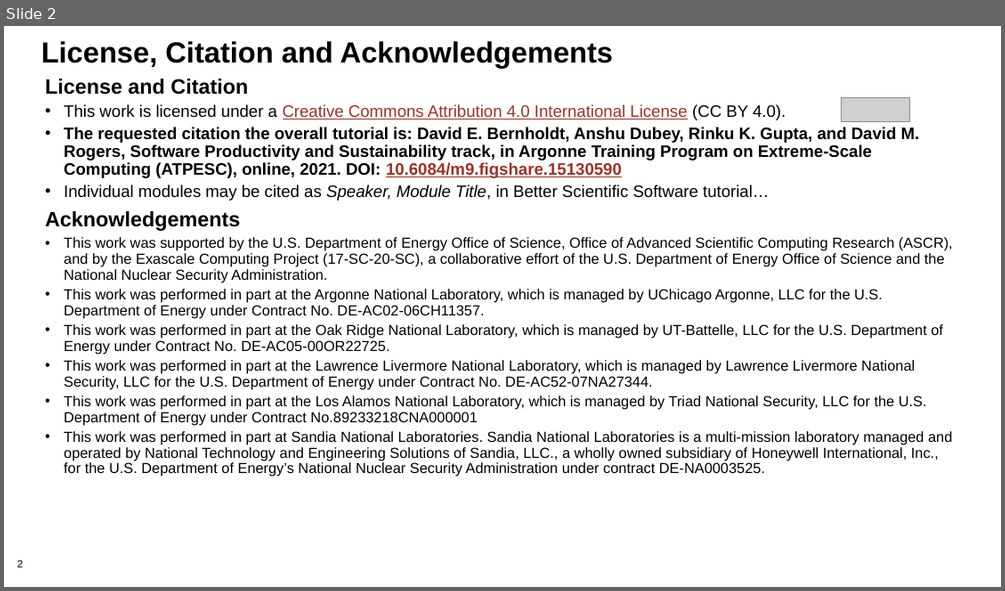
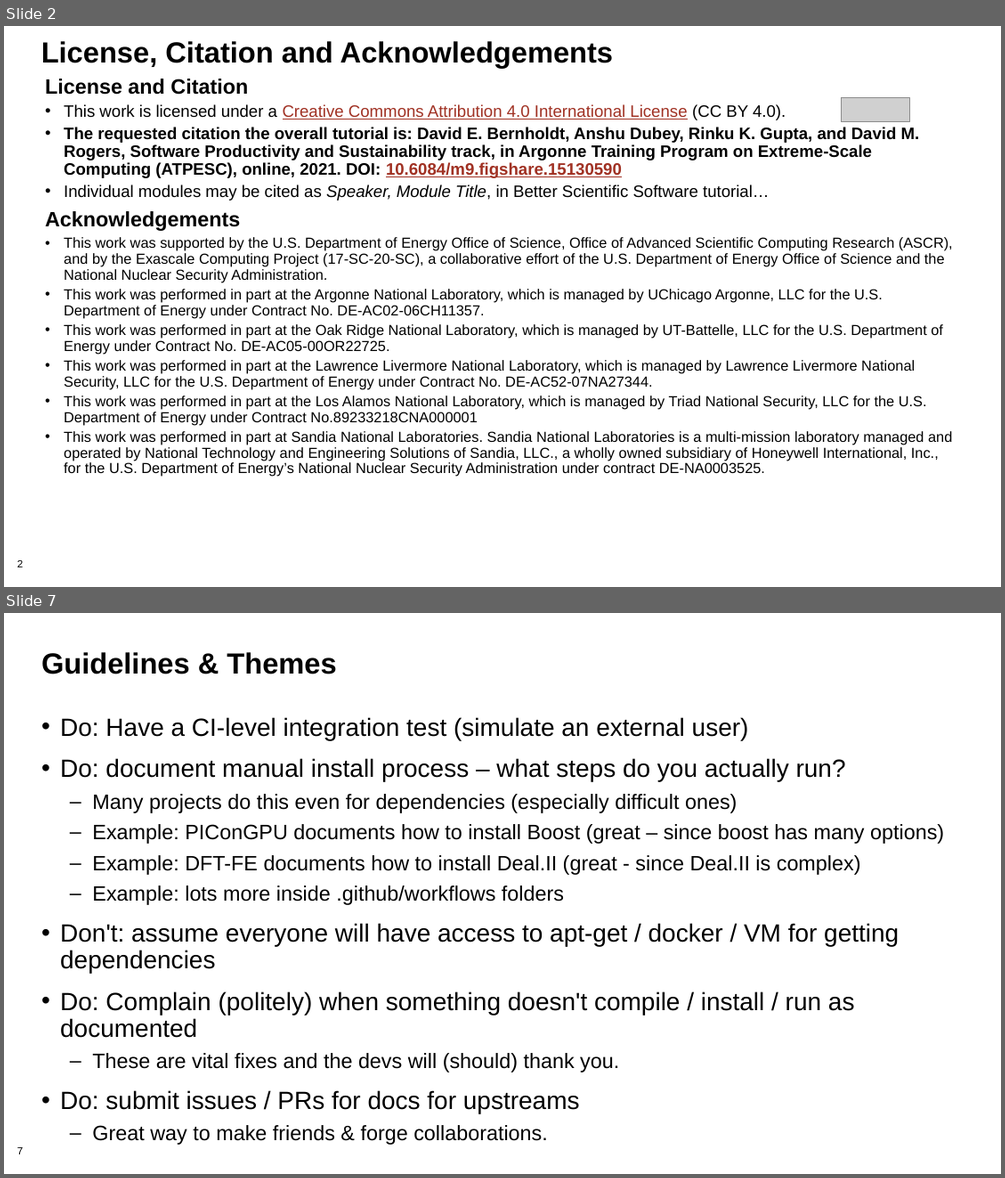
Before and after one commit to bssw-tutorial/presentations, a slide deck: packaging.pptx. Shown one above the other, each under a label of ours: slide 2 before the commit, slides 2 and 7 after it; the slides between them are not shown. The pictures are 1005x591 and 1005x1178 pixels, drawn with LibreOffice and Linux fonts; fonts in the diff are those of the drawing; grey boxes stand for pictures; background and template pictures are left out. Boxes give left, top, right and bottom in pixels: in the first picture for what was removed or moved away, otherwise in the second. Text is boxed around its words. In the diff, an @@ line names an element or a change of style, - is before the commit and + after.

```diff
--- a/packaging.pptx
+++ b/packaging.pptx
@@ slide 7 added at (4,613,1001,1174), background #FFFFFF; not listed: 1 template element that a slide beside it also shows @@
@@ title added at (41,652,336,674), 28 pt, text #000000, bold @@
+Guidelines & Themes
@@ text added at (60,717,944,1144), 20 pt, text #000000 @@
+• Do: Have a CI-level integration test (simulate an external user)
+• Do: document manual install process – what steps do you actually run?
+  – Many projects do this even for dependencies (especially difficult ones)
+  – Example: PIConGPU documents how to install Boost (great – since boost has many options)
+  – Example: DFT-FE documents how to install Deal.II (great - since Deal.II is complex)
+  – Example: lots more inside .github/workflows folders
+• Don't: assume everyone will have access to apt-get / docker / VM for getting dependencies
+• Do: Complain (politely) when something doesn't compile / install / run as documented
+  – These are vital fixes and the devs will (should) thank you.
+• Do: submit issues / PRs for docs for upstreams
+  – Great way to make friends & forge collaborations.
```
Also in this commit, not shown: 8 slides changed, 23 other slides added, 1 slide removed.
